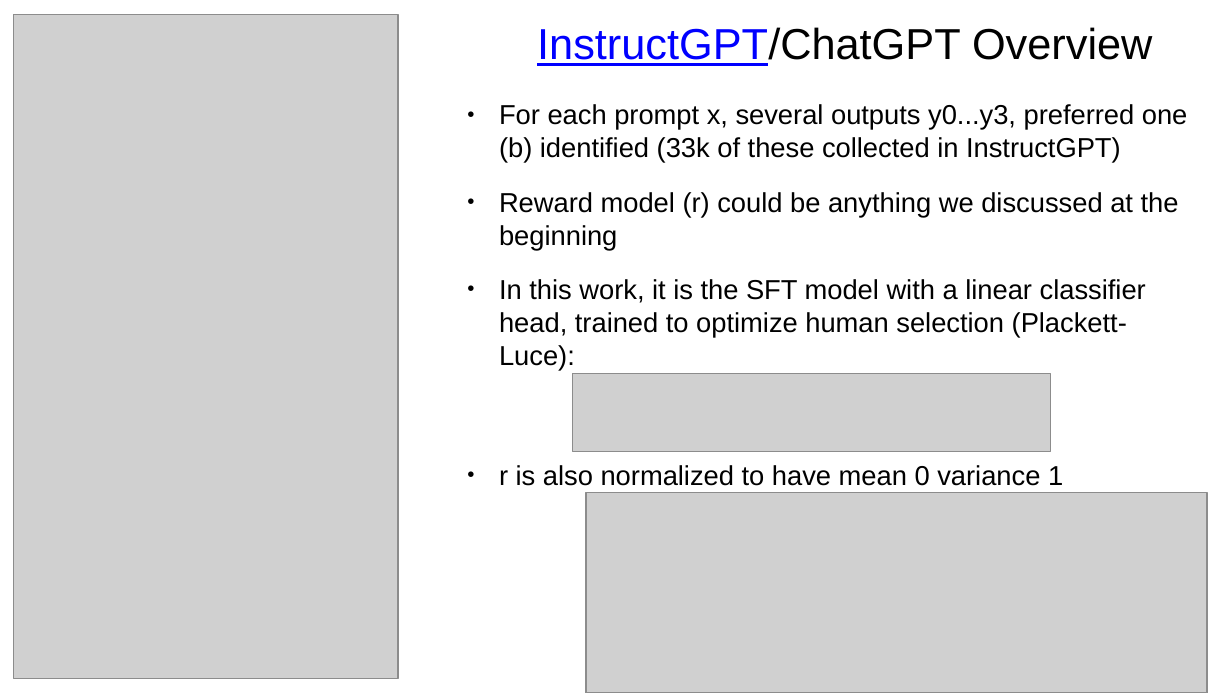
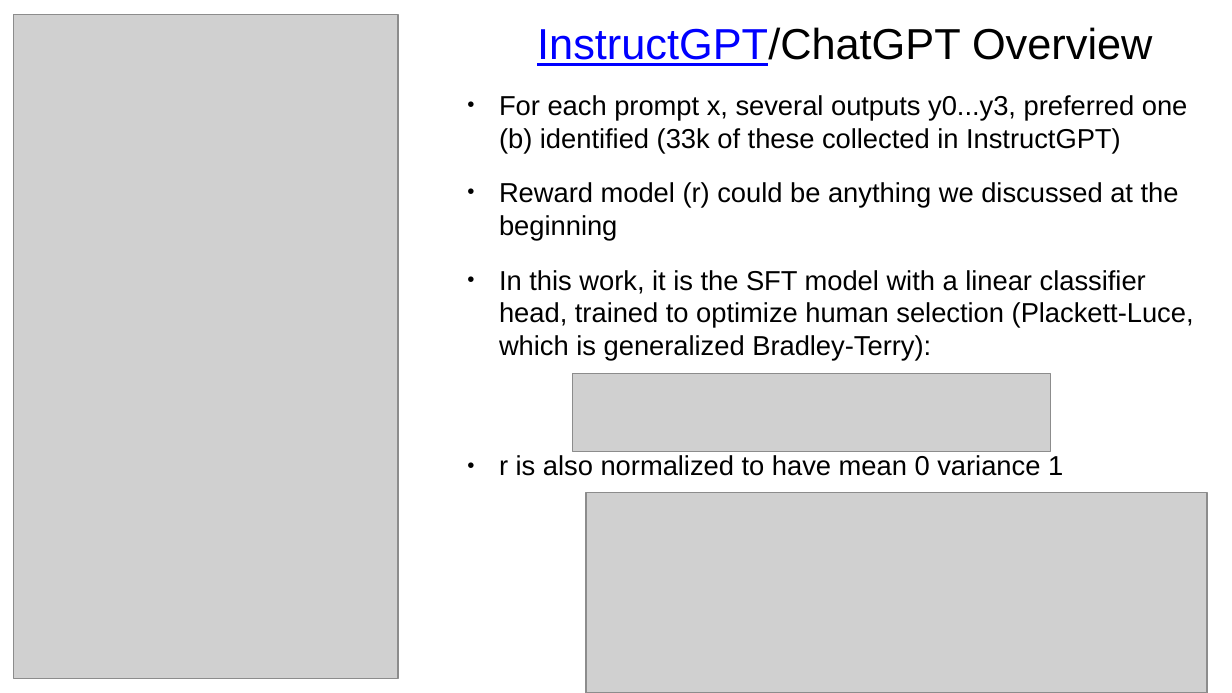
Before and after one commit to jonmay/USC-CS662, a slide deck: slide 45 of assets/files/rlhf.pptx. Drawn at 1232x693 pixels with LibreOffice and Linux fonts; fonts in the diff are those of the drawing; grey boxes stand for pictures. Boxes give left, top, right and bottom in pixels: in the first picture for what was removed or moved away, otherwise in the second. Text is boxed around its words. In the diff, an @@ line names an element or a change of style, - is before the commit and + after.

```diff
--- a/assets/files/rlhf.pptx
+++ b/assets/files/rlhf.pptx
@@ text "For each prompt x, several ...": place and size @@
-text "For each prompt x, several ..." at box(499, 104, 1188, 486)
+text "For each prompt x, several ..." at box(499, 95, 1194, 476)
@@ text at box(499, 270, 1194, 361): text changed @@
-• In this work, it is the SFT model with a linear classifier head, trained to optimize human selection (Plackett-Luce):
+• In this work, it is the SFT model with a linear classifier head, trained to optimize human selection (Plackett-Luce, which is generalized Bradley-Terry):
```
Also in this commit, not shown: 12 other slides changed, 2 slides added, 1 slide removed.
